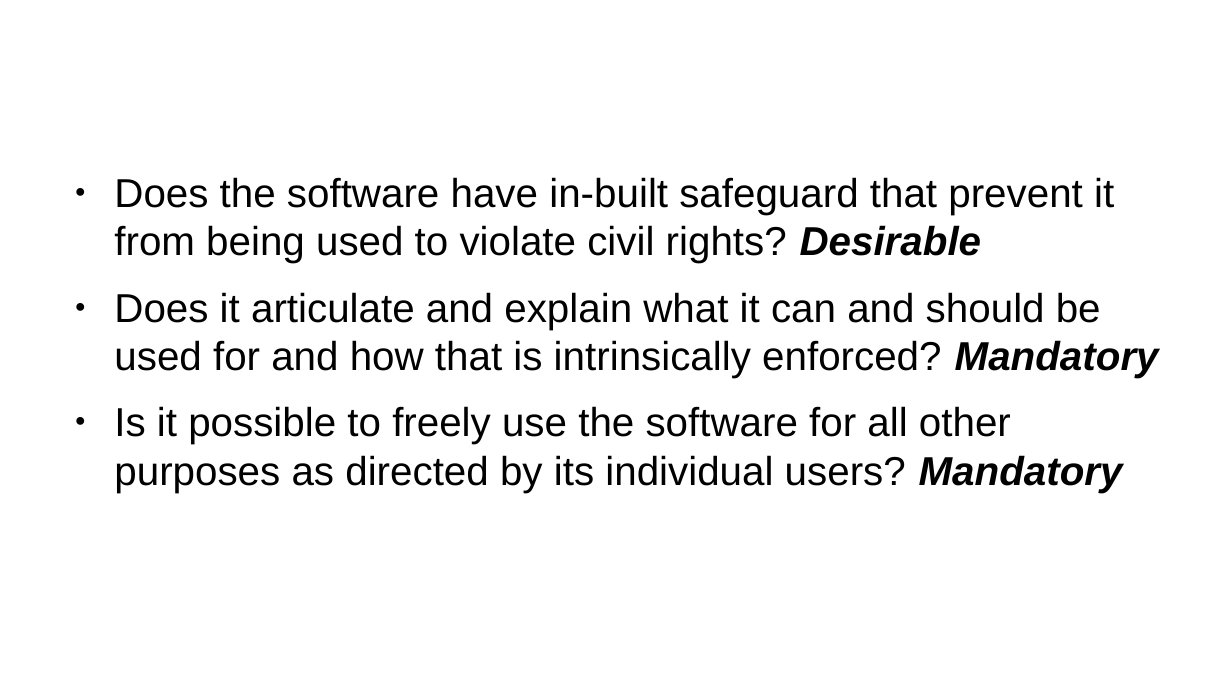
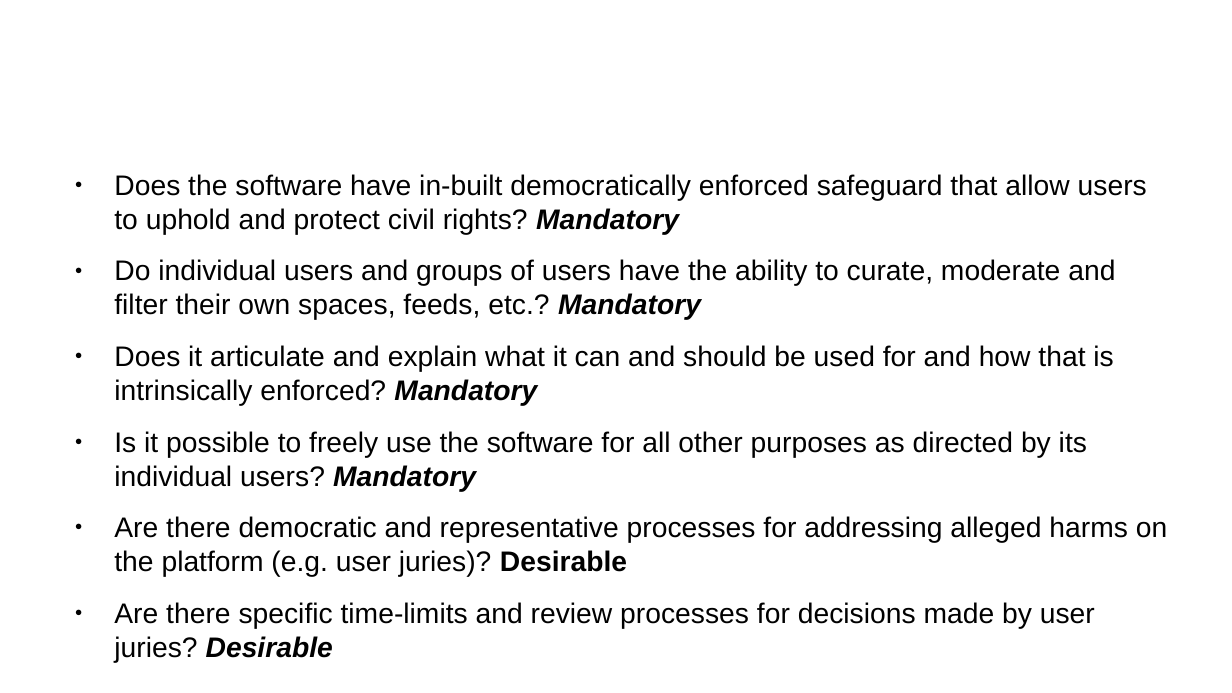
Before and after one commit to 2gatherproject/2gather-project-documentation, a slide deck: slide 15 of can_i_trust_this_software.odp (slide 13 before the commit). Drawn at 1232x693 pixels with LibreOffice and Linux fonts; fonts in the diff are those of the drawing; background and template pictures are left out. Boxes give left, top, right and bottom in pixels: in the first picture for what was removed or moved away, otherwise in the second. Text is boxed around its words. In the diff, an @@ line names an element or a change of style, - is before the commit and + after.

Commit message:
Updates to Can I Trust This Software

```diff
--- a/can_i_trust_this_software.odp
+++ b/can_i_trust_this_software.odp
@@ text at box(114, 174, 1147, 320): text changed; size 26 to 18.2 pt @@
-● Does the software have in-built safeguard that prevent it from being used to violate civil rights? Desirable
+● Does the software have in-built democratically enforced safeguard that allow users to uphold and protect civil rights? Mandatory
+● Do individual users and groups of users have the ability to curate, moderate and filter their own spaces, feeds, etc.? Mandatory
@@ text at box(114, 345, 1113, 491): size 26 to 18.2 pt in "Does it articulate and explain what it ...", "Is it possible to freely use the ..." @@
@@ text at box(114, 516, 1167, 663): paragraphs added @@
+● Are there democratic and representative processes for addressing alleged harms on the platform (e.g. user juries)? Desirable
+● Are there specific time-limits and review processes for decisions made by user juries? Desirable
@@ title at box(114, 602, 523, 624): text changed @@
-Are There Protections Against Using The Software To Violate Civil Rights?
+Are There Democratic Mechanisms To Uphold and Protect Civil Rights?
```
Also in this commit, not shown: 2 other slides changed, 2 slides added.
